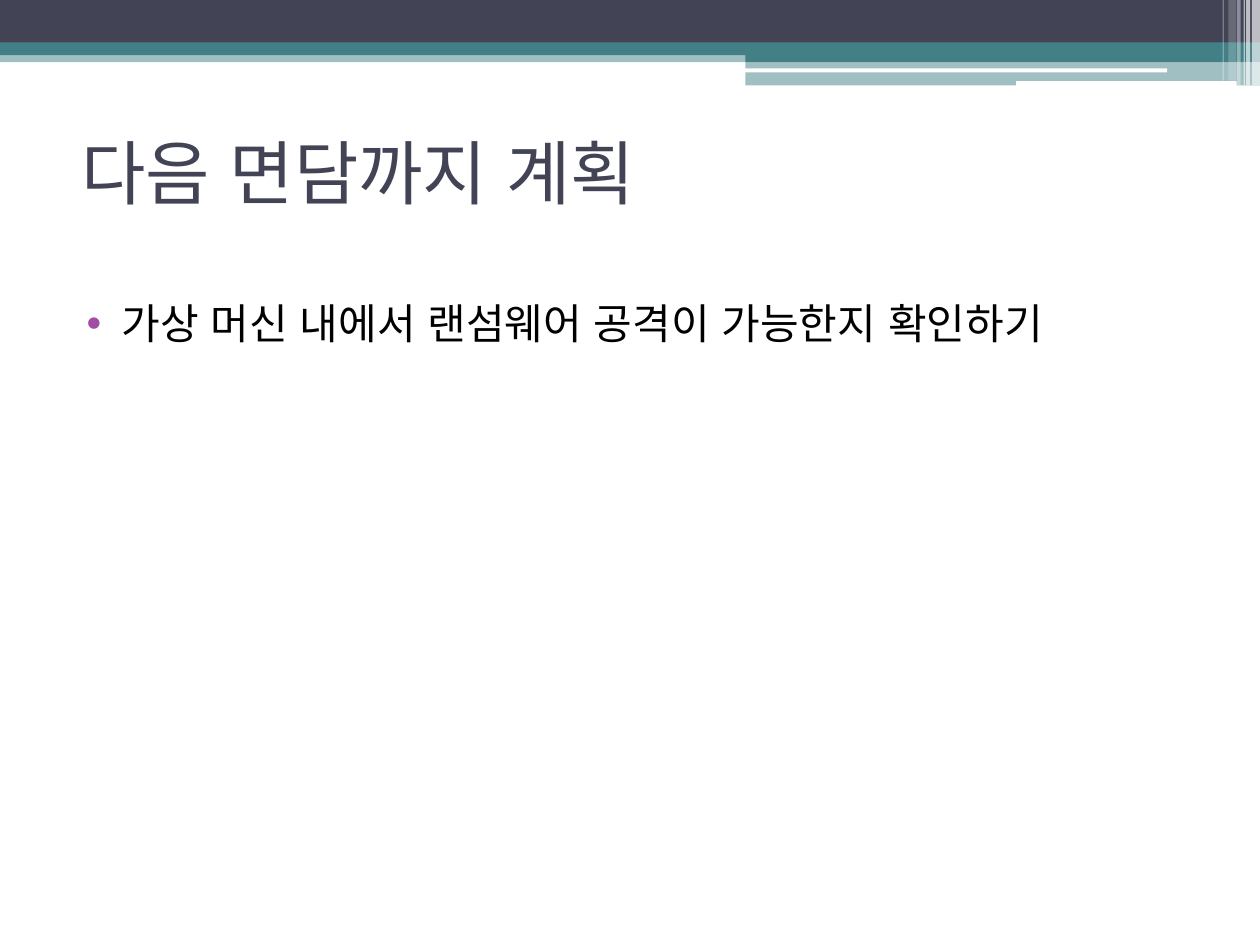
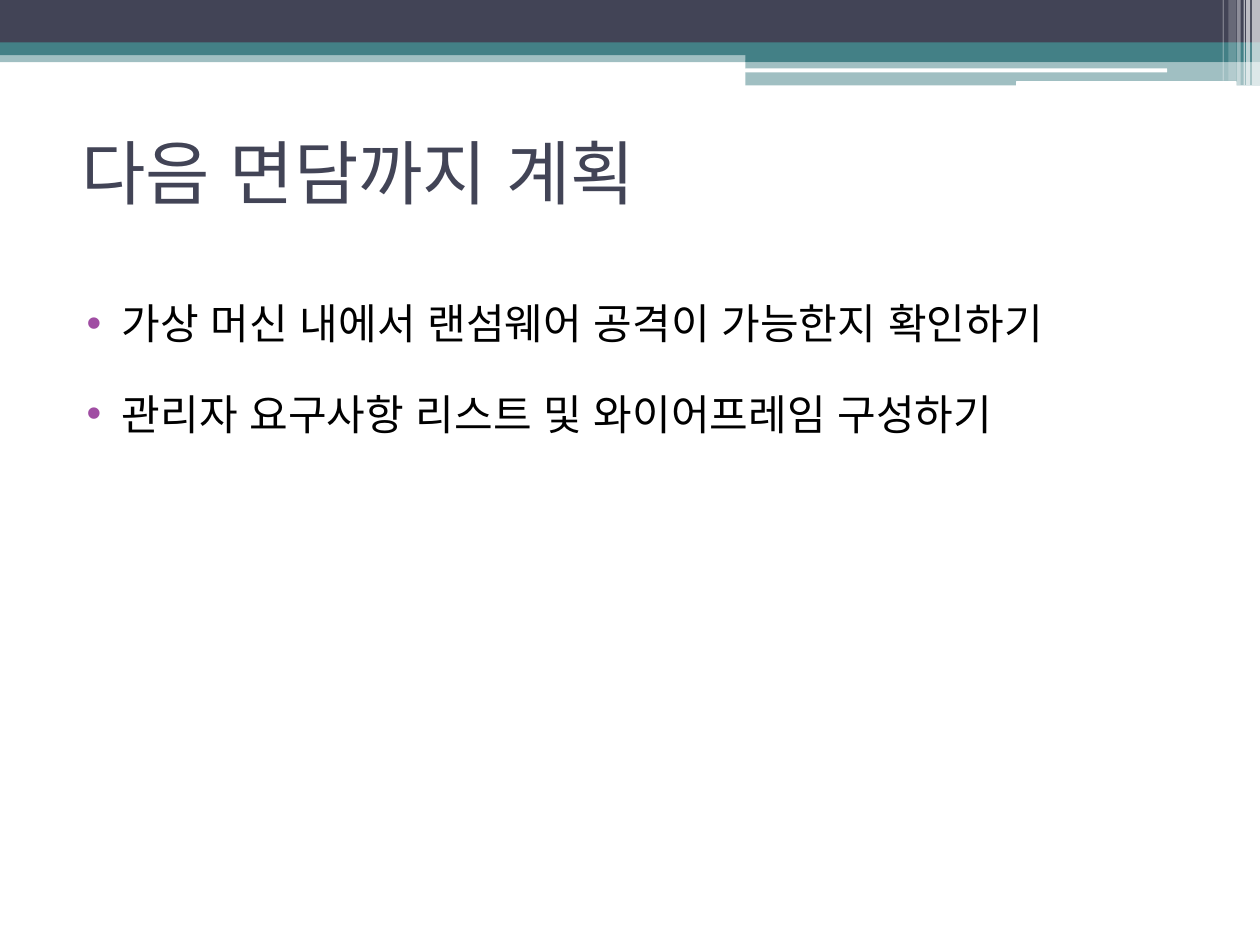
Before and after one commit to kimyumin0329/ALML-1-PROJECT, a slide deck: slide 4 of 진행상황보고서/진행상황보고서_7주차.ppt. Drawn at 1260x945 pixels with LibreOffice and Linux fonts; fonts in the diff are those of the drawing. Boxes give left, top, right and bottom in pixels: in the first picture for what was removed or moved away, otherwise in the second. Text is boxed around its words. In the diff, an @@ line names an element or a change of style, - is before the commit and + after.

Commit message:
Docs: 7주차 진행상황보고서 업로드

```diff
--- a/진행상황보고서/진행상황보고서_7주차.ppt
+++ b/진행상황보고서/진행상황보고서_7주차.ppt
@@ text at (122, 395, 993, 434): paragraph added @@
+• 관리자 요구사항 리스트 및 와이어프레임 구성하기
```
